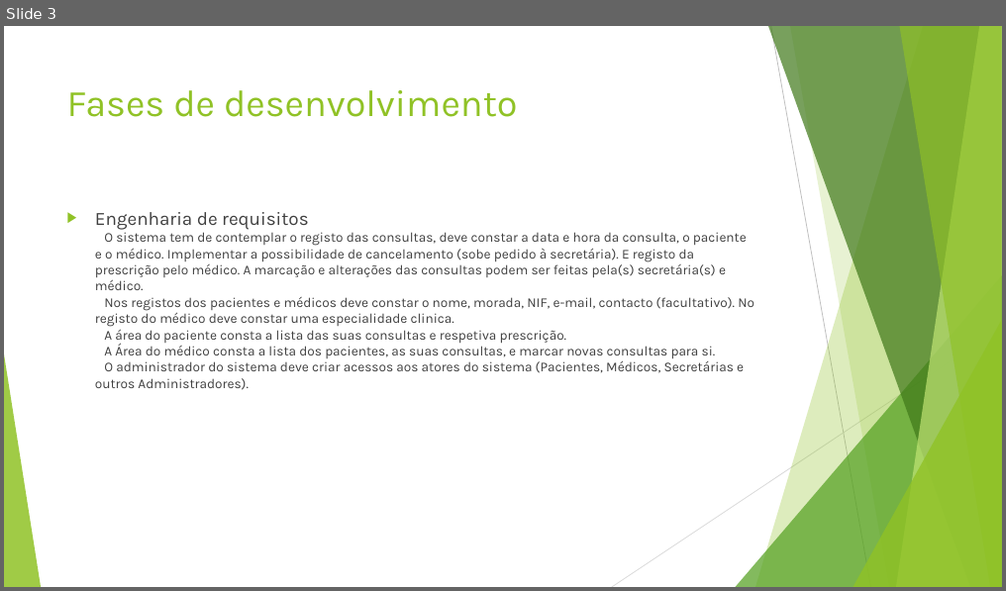
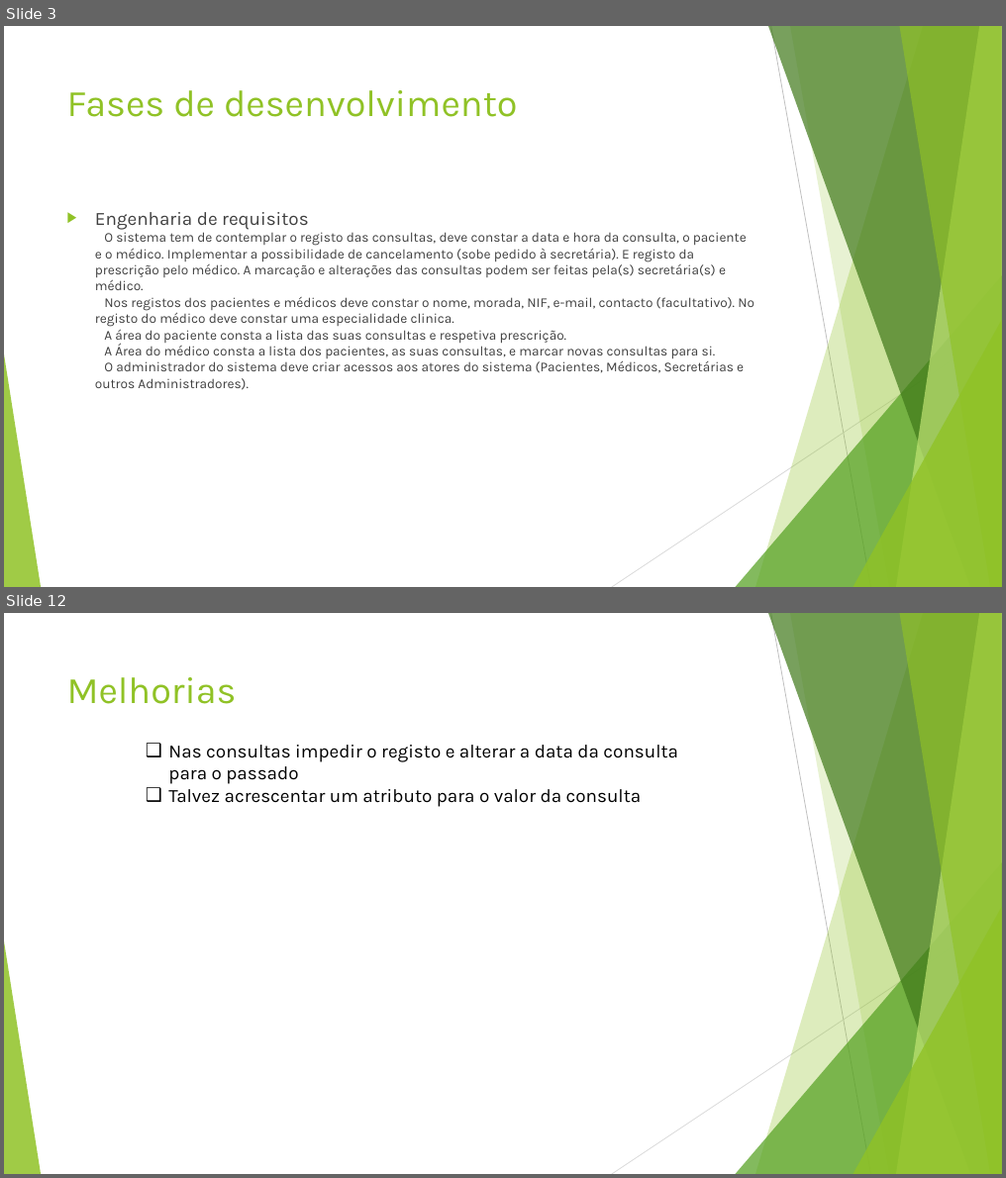
Before and after one commit to alscoundrel/MyClinic, a slide deck: Apresentação.pptx. Shown one above the other, each under a label of ours: slide 3 before the commit, slides 3 and 12 after it; the slides between them are not shown. The pictures are 1006x591 and 1006x1178 pixels, drawn with LibreOffice and Linux fonts; fonts in the diff are those of the drawing. Boxes give left, top, right and bottom in pixels: in the first picture for what was removed or moved away, otherwise in the second. Text is boxed around its words. In the diff, an @@ line names an element or a change of style, - is before the commit and + after.

```diff
--- a/Apresentação.pptx
+++ b/Apresentação.pptx
@@ slide 12 added at box(4, 613, 1002, 1174), background #FFFFFF; not listed: 10 template elements that a slide beside it also shows @@
@@ title added at box(67, 677, 237, 704), 36 pt, text #90C226 @@
+Melhorias
@@ text added at box(168, 745, 678, 807), 18 pt, text #000000 @@
+❑ Nas consultas impedir o registo e alterar a data da consulta para o passado
+❑ Talvez acrescentar um atributo para o valor da consulta
```
Also in this commit, not shown: 4 slides changed, 5 other slides added, 1 slide removed.
